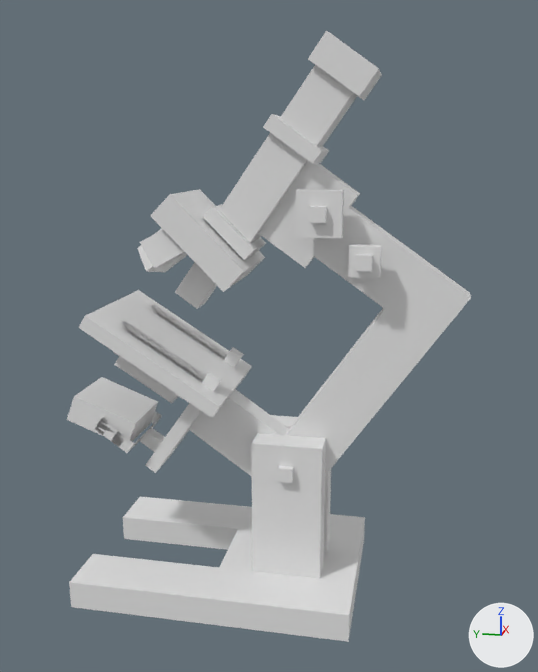
Before and after pictures for a commit that changed the OBJ model src/main/resources/assets/minechem/models/block/optical_microscope.obj.
Both versions are drawn from a camera (50 mm lens) standing at (-0.974, -0.213, 0.597) and looking at (-0.019, -0.022, 0.358). Arrows for +X, +Y and +Z are at lower right; the lights stay in place. Where no turn or scale is listed for an object, it has been applied to the vertices.

Objects in the first picture: 'optical_microscope'.
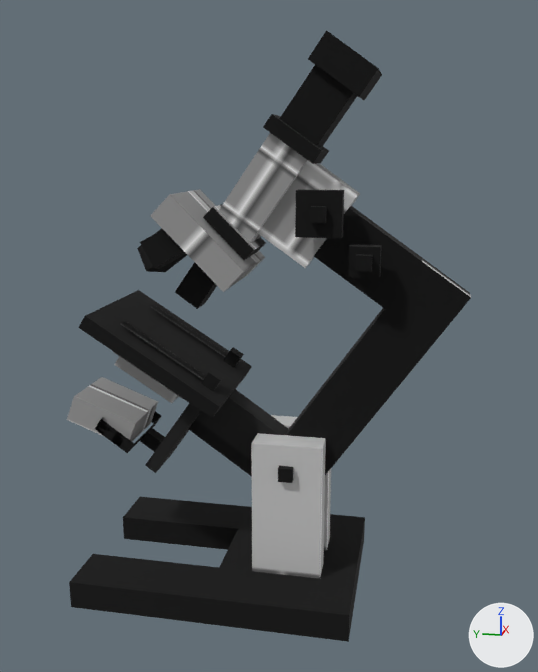
The change, as a diff of the scene's bpy script:
```diff
--- a/src/main/resources/assets/minechem/models/block/optical_microscope.obj.py
+++ b/src/main/resources/assets/minechem/models/block/optical_microscope.obj.py
@@ img_optical_microscope @@
+img_optical_microscope = load_image('optical_microscope', '../../textures/gui/optical_microscope.png', 256, 256, 'sRGB')
@@ mat_optical_microscope_default @@
+mat_optical_microscope_default = principled_material('optical_microscope:Default')
+mat_optical_microscope_default.texture = img_optical_microscope
+mat_optical_microscope_default.roughness = 1.0
@@ me_optical_microscope @@
 me_optical_microscope.from_pydata(...)  # 288 vertices, 420 faces; spans x -0.15..0.112, y -0.28..0.256, z 0.0..0.734
+me_optical_microscope.materials.append(mat_optical_microscope_default)  # picture img_optical_microscope
```

Pixel boxes (x1, y1, x2, y2) of what changed, in the pictures (538 x 672 px):
'optical_microscope', recoloured
    both: (67, 30, 471, 642)
